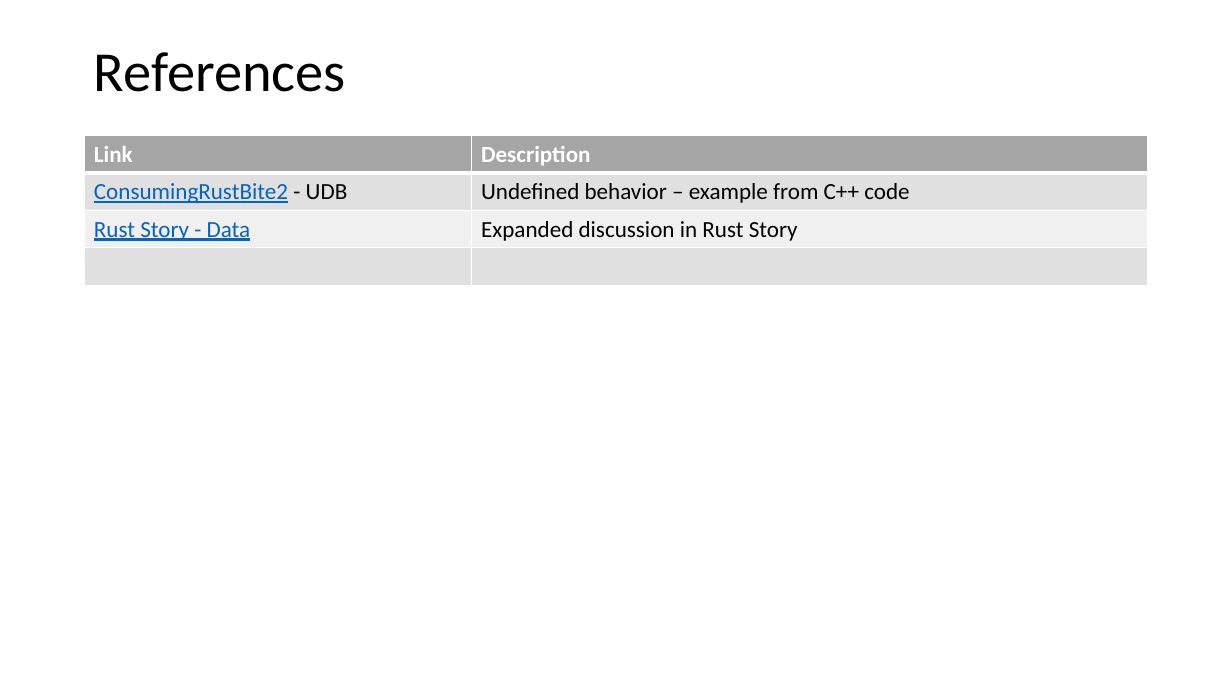
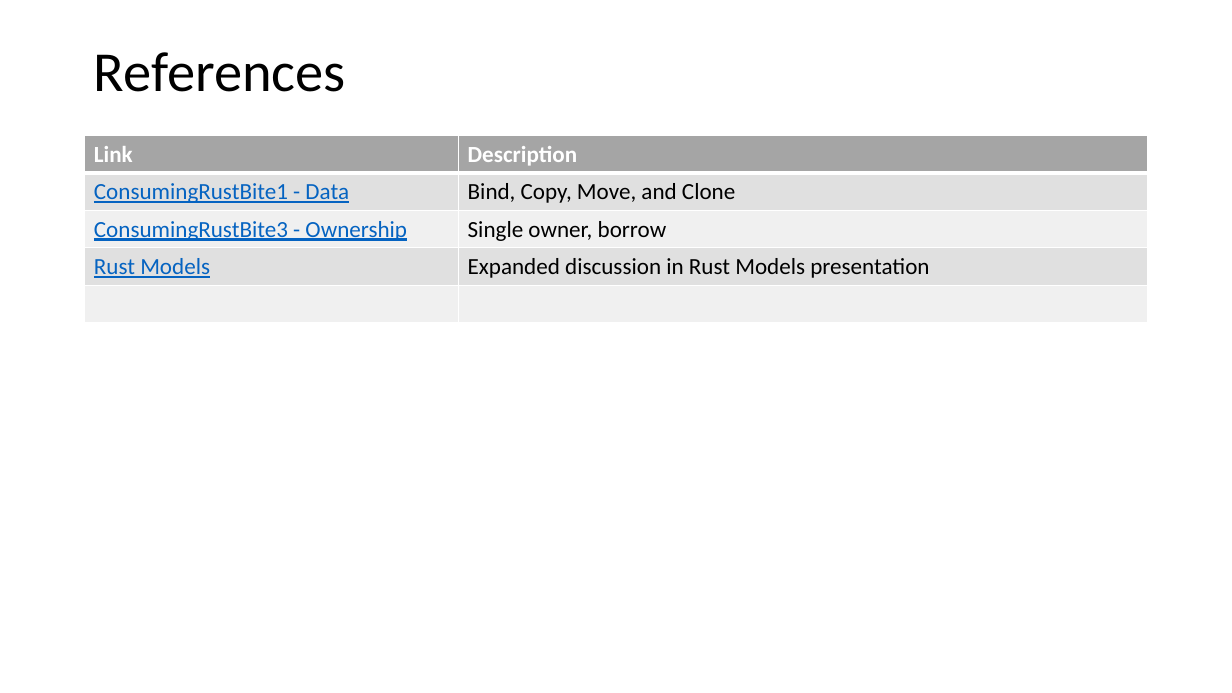
Before and after one commit to JimFawcett/JimFawcett.github.io, a slide deck: slide 11 of Resources/ConsumingRustBite2.pptx (slide 9 before the commit). Drawn at 1232x693 pixels with LibreOffice and Linux fonts; fonts in the diff are those of the drawing. Boxes give left, top, right and bottom in pixels: in the first picture for what was removed or moved away, otherwise in the second. Text is boxed around its words. In the diff, an @@ line names an element or a change of style, - is before the commit and + after.

Commit message:
added Bite2

```diff
--- a/Resources/ConsumingRustBite2.pptx
+++ b/Resources/ConsumingRustBite2.pptx
@@ table at [85, 136, 1148, 323] @@
-row 2: ConsumingRustBite2 - UDB | Undefined behavior – example from C++ code
-row 3: Rust Story - Data | Expanded discussion in Rust Story
+row 2: ConsumingRustBite1 - Data | Bind, Copy, Move, and Clone
+row 3: ConsumingRustBite3 - Ownership | Single owner, borrow
+row 4: Rust Models | Expanded discussion in Rust Models presentation
```
Also in this commit, not shown: 2 other slides changed, 7 slides added, 5 slides removed, 1 other file.
